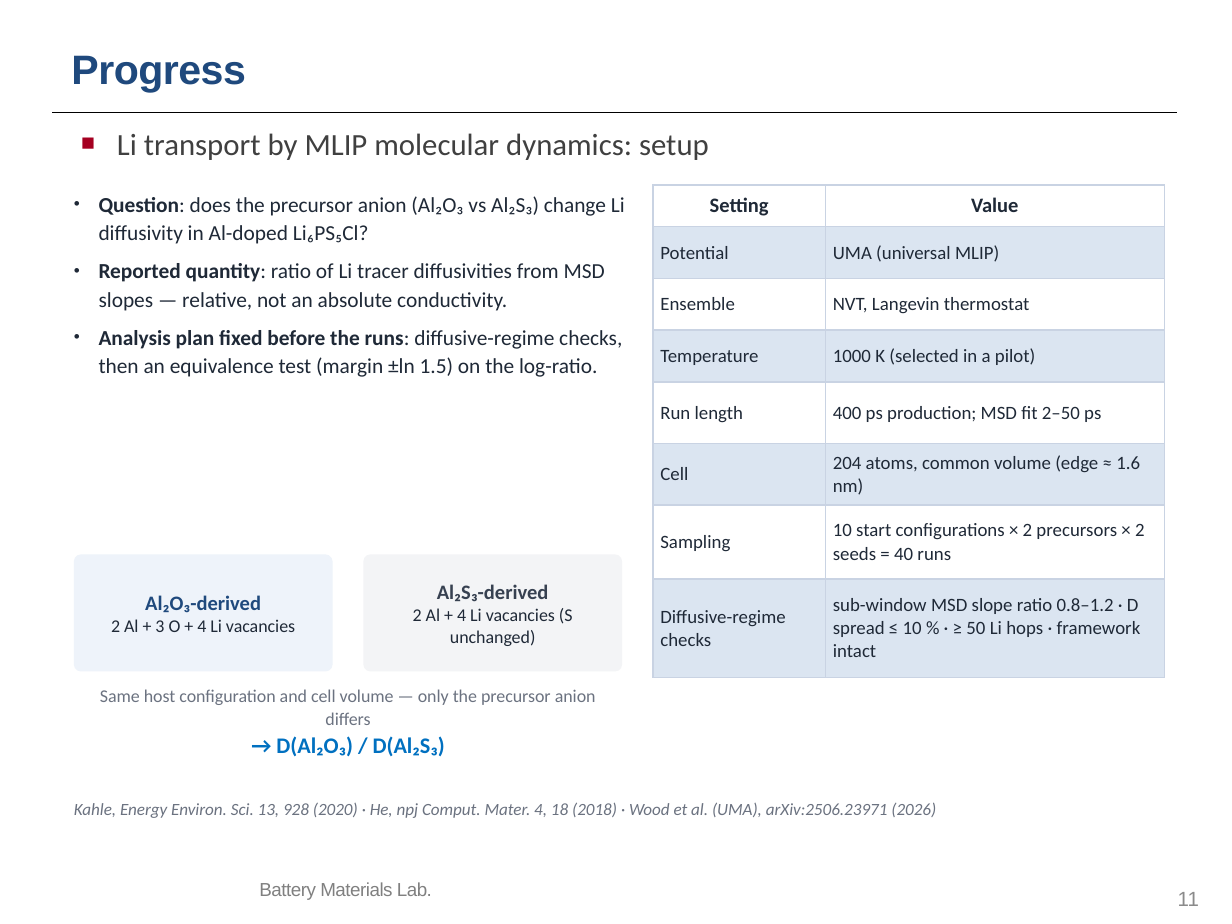
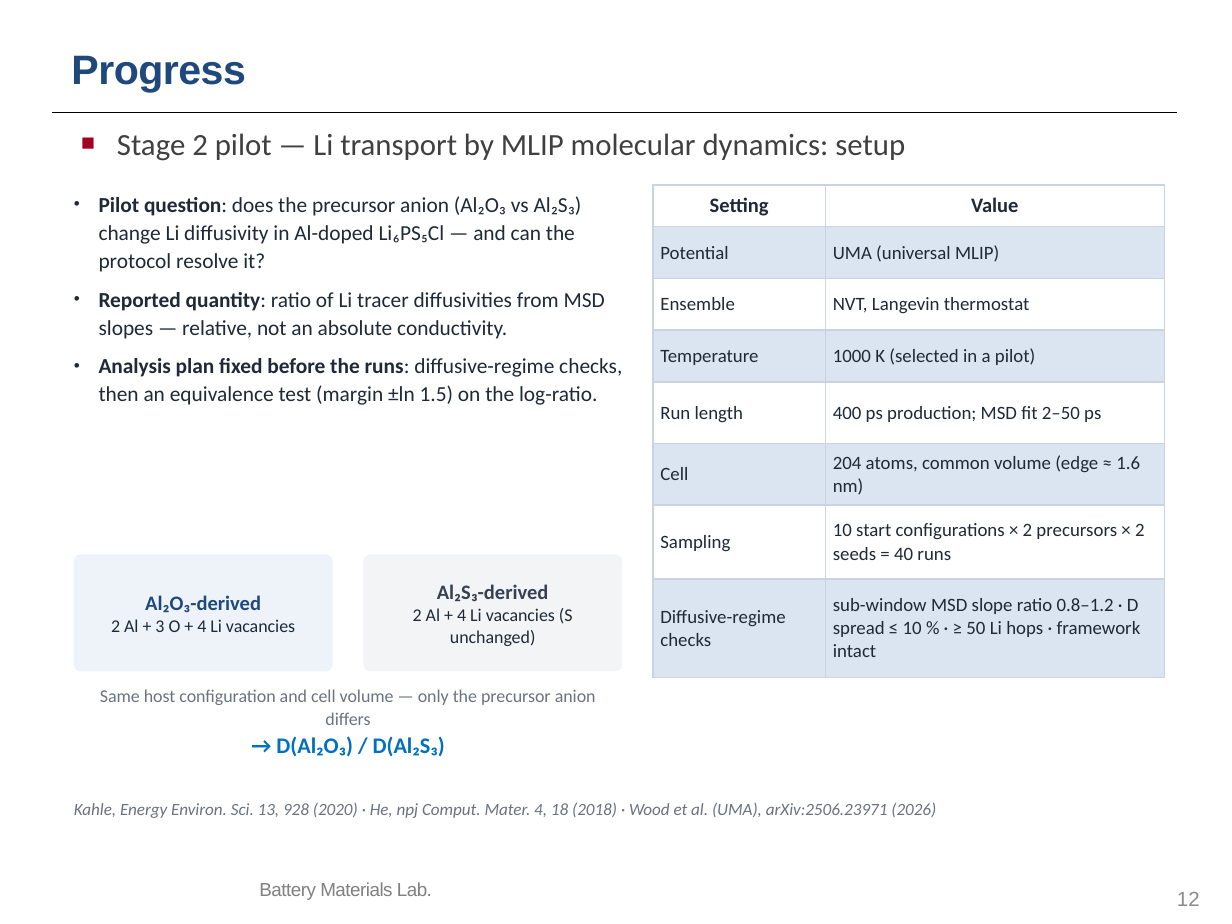
Before and after one commit to yonghoon7153-source/Yonghoon-DEM-DFT, a slide deck: slide 12 of kb/seminars/Research_Seminar_2026_10_13_cascade_progress.pptx (slide 11 before the commit). Drawn at 1232x924 pixels with LibreOffice and Linux fonts; fonts in the diff are those of the drawing; background and template pictures are left out. Boxes give left, top, right and bottom in pixels: in the first picture for what was removed or moved away, otherwise in the second. Text is boxed around its words. In the diff, an @@ line names an element or a change of style, - is before the commit and + after.

```diff
--- a/kb/seminars/Research_Seminar_2026_10_13_cascade_progress.pptx
+++ b/kb/seminars/Research_Seminar_2026_10_13_cascade_progress.pptx
@@ text at (117, 133, 905, 161): text changed @@
-■ Li transport by MLIP molecular dynamics: setup
+■ Stage 2 pilot — Li transport by MLIP molecular dynamics: setup
@@ text at (99, 196, 582, 272): text changed @@
-• Question: does the precursor anion (Al₂O₃ vs Al₂S₃) change Li diffusivity in Al-doped Li₆PS₅Cl?
+• Pilot question: does the precursor anion (Al₂O₃ vs Al₂S₃) change Li diffusivity in Al-doped Li₆PS₅Cl — and can the protocol resolve it?
@@ page number at (1177, 892, 1200, 906): text changed @@
-11
+12
```
Also in this commit, not shown: 9 other slides changed, 1 slide added, 17 other files.
